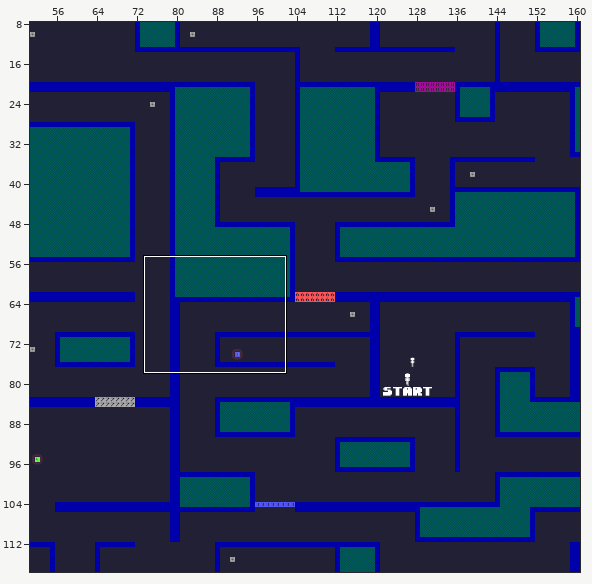
Level history. Tiled map: assets/enigma.tmx. The picture above shows the old version from afar; the outline marks the close-up.
Close-up. Before the commit:
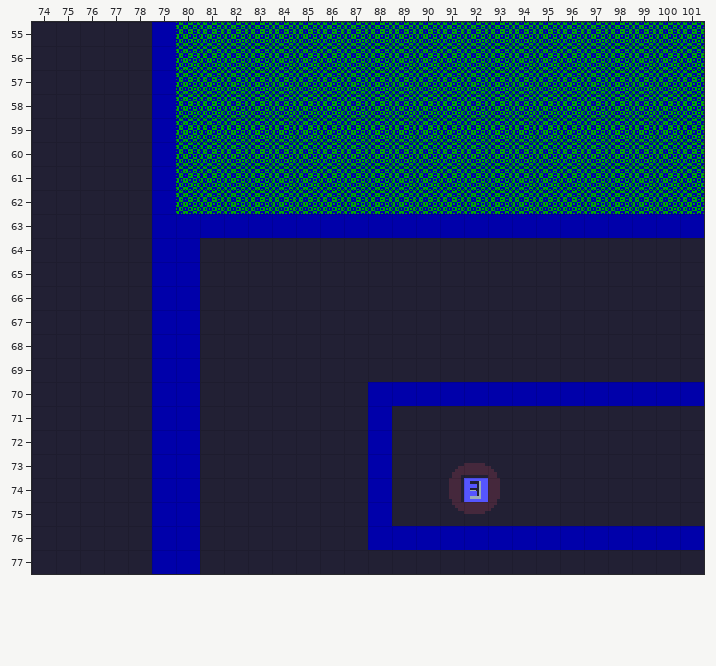
Cells are 16x16 px. Shown: x 74..101, y 55..77. The commit also changed other parts of the map, which this record leaves out.
Now the later version:
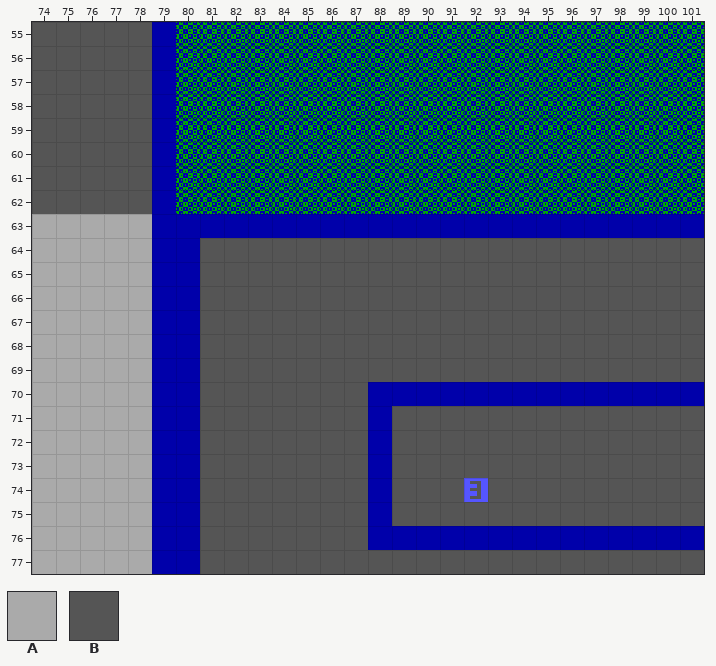
Key: from "tileset": A 3, B 4.
_ is an empty cell, . an unchanged one.
Tiles of an added or newly shown layer are drawn over the layers below it.
What changed:
--- layer "background" (now shown)
@@ x 74..101 @@
-55 _____.......................
-56 _____.......................
-57 _____.......................
-58 _____.......................
-59 _____.......................
-60 _____.......................
-61 _____.......................
-62 _____.......................
-63 _____.......................
-64 _____.._____________________
-65 _____.._____________________
-66 _____.._____________________
-67 _____.._____________________
-68 _____.._____________________
-69 _____.._____________________
-70 _____.._______..............
-71 _____.._______._____________
-72 _____.._______._____________
-73 _____.._______._____________
-74 _____.._______._____________
-75 _____.._______._____________
-76 _____.._______..............
-77 _____.._____________________
+55 BBBBB.......................
+56 BBBBB.......................
+57 BBBBB.......................
+58 BBBBB.......................
+59 BBBBB.......................
+60 BBBBB.......................
+61 BBBBB.......................
+62 BBBBB.......................
+63 AAAAA.......................
+64 AAAAA..BBBBBBBBBBBBBBBBBBBBB
+65 AAAAA..BBBBBBBBBBBBBBBBBBBBB
+66 AAAAA..BBBBBBBBBBBBBBBBBBBBB
+67 AAAAA..BBBBBBBBBBBBBBBBBBBBB
+68 AAAAA..BBBBBBBBBBBBBBBBBBBBB
+69 AAAAA..BBBBBBBBBBBBBBBBBBBBB
+70 AAAAA..BBBBBBB..............
+71 AAAAA..BBBBBBB.BBBBBBBBBBBBB
+72 AAAAA..BBBBBBB.BBBBBBBBBBBBB
+73 AAAAA..BBBBBBB.BBBBBBBBBBBBB
+74 AAAAA..BBBBBBB.BBBBBBBBBBBBB
+75 AAAAA..BBBBBBB.BBBBBBBBBBBBB
+76 AAAAA..BBBBBBB..............
+77 AAAAA..BBBBBBBBBBBBBBBBBBBBB
Pixel boxes of the changes (left, top, right, bottom) in both close-ups:
added: (32, 22, 152, 574)
added: (200, 238, 704, 574)
